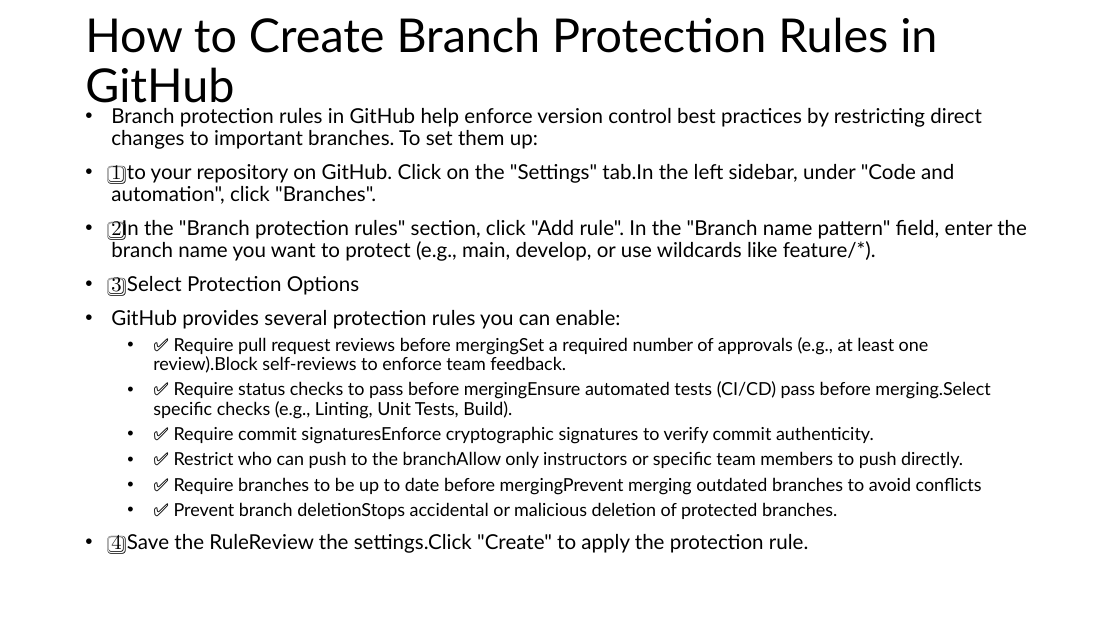
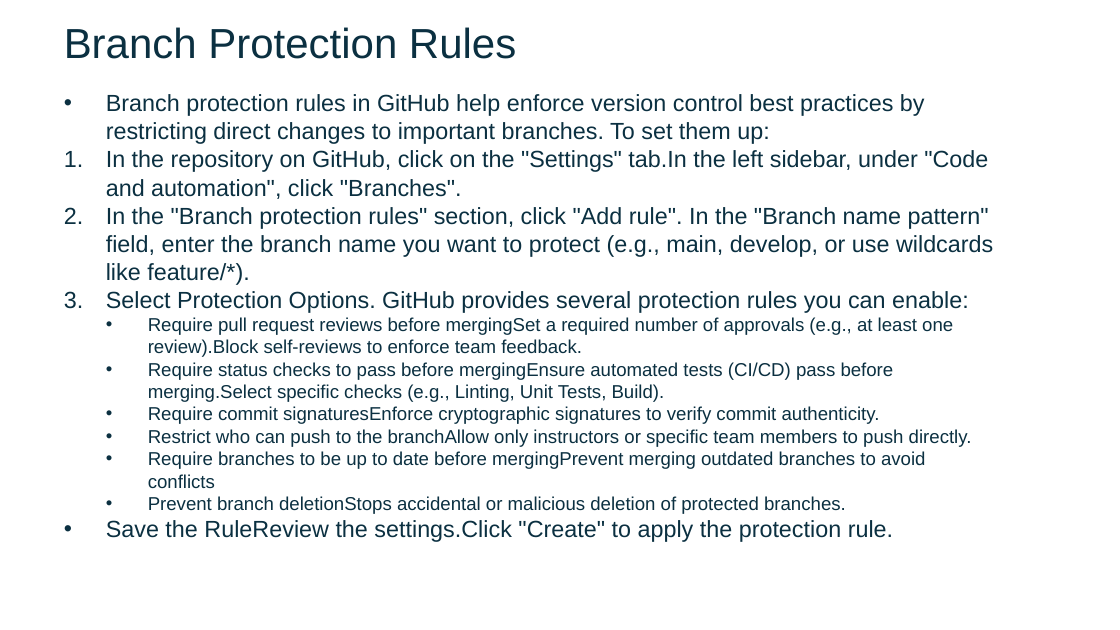
Before and after one commit to FSCJ-FacultyDev/SWC-Columbus-2025, a slide deck: slide 8 of Slides-Day1.pptx (slide 9 before the commit). Drawn at 1120x630 pixels with LibreOffice and Linux fonts; fonts in the diff are those of the drawing; background and template pictures are left out. Boxes give left, top, right and bottom in pixels: in the first picture for what was removed or moved away, otherwise in the second. Text is boxed around its words. In the diff, an @@ line names an element or a change of style, - is before the commit and + after.

```diff
--- a/Slides-Day1.pptx
+++ b/Slides-Day1.pptx
@@ text "Branch Protection Rules" at box(64, 27, 516, 59): vertical alignment middle to top @@
@@ text at box(64, 27, 516, 59): text changed; size 40 to 36 pt; font Lato to Arial; text colour #000000 to #0B3041 @@
-How to Create Branch Protection Rules in GitHub
+Branch Protection Rules
@@ text "Branch protection rules in GitHub ...": place and size @@
-text "Branch protection rules in GitHub ..." at box(111, 108, 1027, 554)
+text "Branch protection rules in GitHub ..." at box(106, 94, 993, 542)
@@ text at box(106, 94, 925, 144): size 17.6 to 20 pt, font Lato to Arial, text colour #000000 to #0B3041 in "Branch protection rules in GitHub help enforce ..."; indent changed; line spacing 0.9 to 1; less space between paragraphs @@
@@ text at box(106, 150, 993, 542): text changed; size 15.4 to 16 pt; font Lato to Arial; text colour #000000 to #0B3041 @@
-• 1️⃣ to your repository on GitHub. Click on the "Settings" tab.In the left sidebar, under "Code and automation", click "Branches".
-• 2️⃣In the "Branch protection rules" section, click "Add rule". In the "Branch name pattern" field, enter the branch name you want to protect (e.g., main, develop, or use wildcards like feature/*).
-• 3️⃣ Select Protection Options
-• GitHub provides several protection rules you can enable:
-  • ✅ Require pull request reviews before mergingSet a required number of approvals (e.g., at least one review).Block self-reviews to enforce team feedback.
-  • ✅ Require status checks to pass before mergingEnsure automated tests (CI/CD) pass before merging.Select specific checks (e.g., Linting, Unit Tests, Build).
-  • ✅ Require commit signaturesEnforce cryptographic signatures to verify commit authenticity.
-  • ✅ Restrict who can push to the branchAllow only instructors or specific team members to push directly.
-  • ✅ Require branches to be up to date before mergingPrevent merging outdated branches to avoid conflicts
-  • ✅ Prevent branch deletionStops accidental or malicious deletion of protected branches.
-• 4️⃣ Save the RuleReview the settings.Click "Create" to apply the protection rule.
+1. In the repository on GitHub, click on the "Settings" tab.In the left sidebar, under "Code and automation", click "Branches".
+2. In the "Branch protection rules" section, click "Add rule". In the "Branch name pattern" field, enter the branch name you want to protect (e.g., main, develop, or use wildcards like feature/*).
+3. Select Protection Options. GitHub provides several protection rules you can enable:
+  • Require pull request reviews before mergingSet a required number of approvals (e.g., at least one review).Block self-reviews to enforce team feedback.
+  • Require status checks to pass before mergingEnsure automated tests (CI/CD) pass before merging.Select specific checks (e.g., Linting, Unit Tests, Build).
+  • Require commit signaturesEnforce cryptographic signatures to verify commit authenticity.
+  • Restrict who can push to the branchAllow only instructors or specific team members to push directly.
+  • Require branches to be up to date before mergingPrevent merging outdated branches to avoid conflicts
+  • Prevent branch deletionStops accidental or malicious deletion of protected branches.
+• Save the RuleReview the settings.Click "Create" to apply the protection rule.
```
Also in this commit, not shown: 25 other slides changed, 9 slides added, 6 slides removed, 6 other files.
